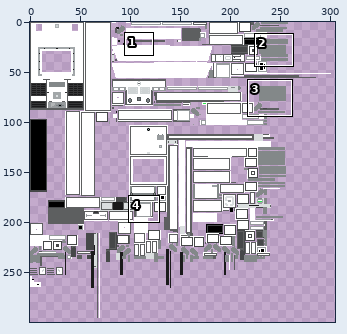
One commit to this sprite sheet: doodle tank Resources/textures/entity/tiger_1/default.png. Above, an overview of the earlier version with the close-up marked.
Close-up. First the earlier version:
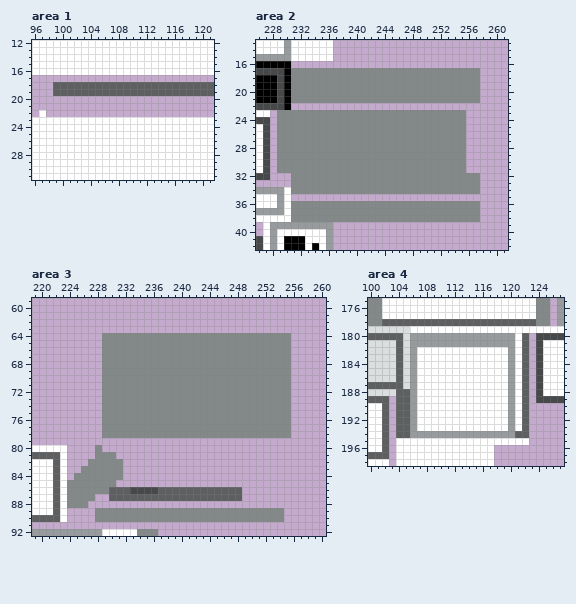
The file is 512x512 pixels. Colours within 5 levels of each other are drawn and written as one. Shown: area 1: x 96..121, y 12..31; area 2: x 226..261, y 13..42; area 3: x 219..260, y 59..92; area 4: x 100..127, y 175..198. The wide view leaves out empty margins. The commit also changed other parts of the picture, which this record leaves out.
After the commit:
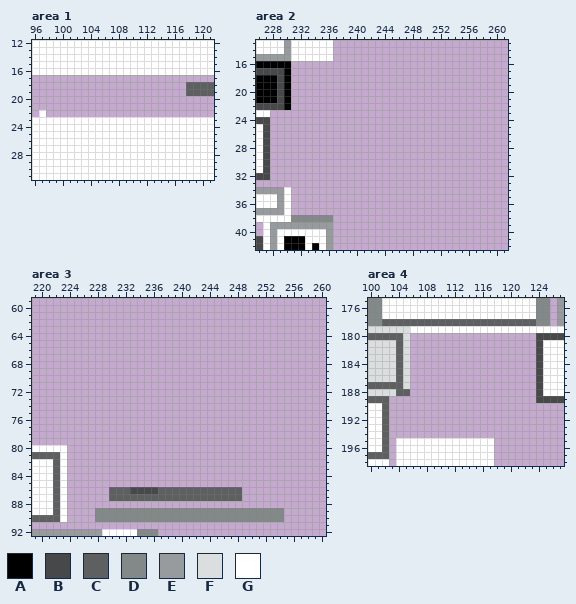
Palette (. is transparent): A #000000  B #464849  C #5d5f60  D #838889  E #979b9d  F #dadedf  G #ffffff
Changes in this commit:
Changed rows in their new state; - is an unchanged pixel.
Area 1:
first column x 99:
18 ...................
19 ...................
Area 2:
first column x 229:
17 --...........................
18 --...........................
19 --...........................
20 --...........................
21 --...........................
23 ...........................--
24 ...........................--
25 ...........................--
26 ...........................--
27 ...........................--
28 ...........................--
29 ...........................--
30 ...........................--
31 ...........................--
32 --...........................
33 --...........................
34 --...........................
36 --...........................
37 --...........................
38 --------.....................
Area 3:
first column x 224:
64 -----...........................
65 -----...........................
66 -----...........................
67 -----...........................
68 -----...........................
69 -----...........................
70 -----...........................
71 -----...........................
72 -----...........................
73 -----...........................
74 -----...........................
75 -----...........................
76 -----...........................
77 -----...........................
78 -----...........................
80 ----.---------------------------
81 ----...-------------------------
82 ---.....------------------------
83 --......------------------------
84 -.......------------------------
85 .......-------------------------
86 ......--------------------------
87 ....----------------------------
88 ...-----------------------------
Area 4:
first column x 104:
180 --.................
181 --.................
182 --.................
183 --.................
184 --.................
185 --.................
186 --.................
187 --.................
188 --.................
189 ...................
190 ...................
191 ...................
192 ...................
193 ...................
194 ...................
195 --------------.....
Pixel boxes of the changes (left, top, right, bottom) in both close-ups:
erased: (53, 82, 186, 96)
erased: (277, 68, 480, 222)
erased: (67, 333, 291, 508)
erased: (396, 333, 529, 445)
